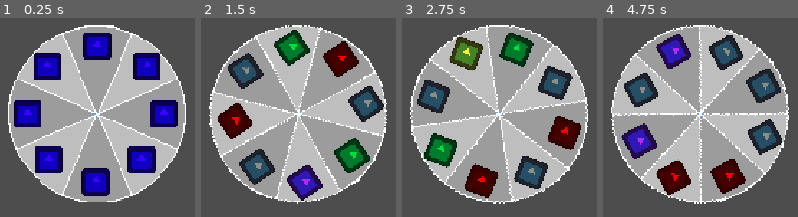
Above: before the commit, frames 1-4 (left to right).
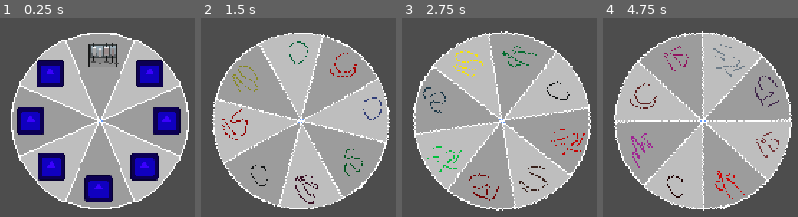
Above: after the commit, the same moments.

Repository: Pycratch/The-Very-Serious-Juniper-Dev-Game-Jam
Game: Godot game, scene res://scenes/game.tscn
The game is run twice, just before and just after one commit, with the same random seed, the same clock (stepped at 60 frames per second) and the same inputs. The engine's default icon, where the game draws it, is replaced by a stand-in: a white triangle on a blue panel in a dark square.
Inputs:
- Up to frame 1 (0.25 s): no input
- Up to frame 2 (1.5 s): tap Enter at 0.5 s; tap Space (spin) at 0.6, 1.35 s
- Up to frame 3 (2.75 s): tap Space (spin) at 2.1 s
- Up to frame 4 (4.75 s): tap Space (spin) at 2.85, 3.6, 4.35 s

The runs differ from the first frame. In frame 1, 35% of the frame differs, in the area x 4-97%, y 3-96%; in frame 2, 34%; in frame 3, 35%, in the area x 4-97%, y 3-97%; in frame 4, 35%.

Commit message:
Random Prizes added
Icon Textures need to be updated

Diff:
--- a/scenes/game.tscn
+++ b/scenes/game.tscn
@@ -5,6 +5,21 @@
 [ext_resource type="Script" uid="uid://j7qe4pxmbqec" path="res://scripts/wheelspin.gd" id="2_iywne"]
 [ext_resource type="Texture2D" uid="uid://bxog1jit3v6og" path="res://icon.svg" id="2_lbhrr"]
 [ext_resource type="Script" uid="uid://btes2x6ydtnd5" path="res://scripts/wedgescript.gd" id="4_iywne"]
+[ext_resource type="Texture2D" uid="uid://bf4qtnq84a15k" path="res://assets/Prizes/Engines/InlineV4.png" id="5_p57ef"]
+[ext_resource type="Texture2D" uid="uid://bisevca83c5gk" path="res://assets/Prizes/Icons/EngineIcon.png" id="5_rysoc"]
+[ext_resource type="Texture2D" uid="uid://bx6b8r0y8l0i6" path="res://assets/Prizes/Icons/TiresIcon.png" id="6_ssvqc"]
+[ext_resource type="Texture2D" uid="uid://1p1l7323qicd" path="res://assets/Prizes/Icons/ExhaustIcon.png" id="7_264po"]
+[ext_resource type="Texture2D" uid="uid://c2nf343rkax5i" path="res://assets/Prizes/Icons/AerodynamicsIcon.png" id="8_1kice"]
+[ext_resource type="Texture2D" uid="uid://7dib23prihwh" path="res://assets/Prizes/Icons/BrakesIcon.png" id="9_5newe"]
+[ext_resource type="Texture2D" uid="uid://ckuojyrxwxxij" path="res://assets/Prizes/Icons/TurbochargerIcon.png" id="10_1kice"]
+[ext_resource type="Texture2D" uid="uid://wh62sp8j021h" path="res://assets/Prizes/Icons/SuperchargerIcon.png" id="10_37s47"]
+[ext_resource type="Texture2D" uid="uid://c67x6vhshyhx3" path="res://assets/Prizes/Icons/TransmissionIcon.png" id="11_bt5mj"]
+[ext_resource type="Texture2D" uid="uid://fy0st1ec4ys2" path="res://assets/Prizes/Icons/SuspensionIcon.png" id="12_e1j6l"]
+[ext_resource type="Texture2D" uid="uid://b5rnlvvln1ema" path="res://assets/Prizes/Icons/CoolingSystemIcon.png" id="13_pl11u"]
+[ext_resource type="Texture2D" uid="uid://biwsi14ifb6wf" path="res://assets/Prizes/Icons/DrivetrainIcon.png" id="14_bhx41"]
+[ext_resource type="Texture2D" uid="uid://m0wr5v8f6ti8" path="res://assets/Prizes/Icons/FuelSystemIcon.png" id="15_qnb83"]
+[ext_resource type="Texture2D" uid="uid://bk2w4ydiga47n" path="res://assets/Prizes/Icons/WeightReductionIcon.png" id="16_sww3w"]
+[ext_resource type="Texture2D" uid="uid://bqhj4dbcqf4jv" path="res://assets/Prizes/Icons/DifferentialIcon.png" id="17_5newe"]
 
 [sub_resource type="GDScript" id="GDScript_lnu2h"]
 script/source = "extends Sprite2D
@@ -24,12 +39,25 @@
 script = ExtResource("1_lbhrr")
 
 [node name="Wheelspin" type="Sprite2D" parent="." unique_id=1243129848]
-position = Vector2(-2, -5)
 texture = ExtResource("1_lnu2h")
 script = ExtResource("2_iywne")
+engine_icon = ExtResource("5_rysoc")
+tires_icon = ExtResource("6_ssvqc")
+exhaust_icon = ExtResource("7_264po")
+aerodynamics_icon = ExtResource("8_1kice")
+brakes_icon = ExtResource("9_5newe")
+supercharger_icon = ExtResource("10_37s47")
+turbocharger_icon = ExtResource("10_1kice")
+transmission_icon = ExtResource("11_bt5mj")
+suspension_icon = ExtResource("12_e1j6l")
+cooling_system_icon = ExtResource("13_pl11u")
+drivetrain_icon = ExtResource("14_bhx41")
+fuel_system_icon = ExtResource("15_qnb83")
+weight_reduction_icon = ExtResource("16_sww3w")
+differential_icon = ExtResource("17_5newe")
 
 [node name="1" type="Area2D" parent="Wheelspin" unique_id=786102552]
-position = Vector2(0, -49)
+position = Vector2(1.9999999, -49)
 scale = Vector2(0.24999999, 0.24999999)
 script = ExtResource("4_iywne")
 
@@ -37,9 +65,9 @@
 polygon = PackedVector2Array(-100, -36, -76, 28, 76, 24, 100, -36, 0, -60)
 
 [node name="Engine" type="Sprite2D" parent="Wheelspin/1" unique_id=54243855]
-modulate = Color(0.22745098, 0, 1, 1)
-scale = Vector2(0.625, 0.625)
-texture = ExtResource("2_lbhrr")
+position = Vector2(-9.536743e-07, 0)
+scale = Vector2(3, 3)
+texture = ExtResource("5_p57ef")
 script = SubResource("GDScript_lnu2h")
 
 [node name="2" type="Area2D" parent="Wheelspin" unique_id=1842723569]
--- a/scripts/wedgescript.gd
+++ b/scripts/wedgescript.gd
@@ -1,6 +1,9 @@
 extends Area2D
 
+
+var prize_type : String
 var rolled_rarity : String
+
 
 const COLOR_TINT = {
 	"Common" : Color(0.536, 0.562, 0.535, 1.0),
@@ -25,5 +28,15 @@
 		prize.modulate = COLOR_TINT.get(rolled_rarity, Color(1,1,1))
 
 func roll_rarity():
+	get_child(1).set_name(prize_type)
 	rolled_rarity = get_parent().give_rarity("", "")
 	give_rarity_tint()
+	get_icon(prize_type)
+	prize_type = ""
+
+
+func get_icon(type):
+	var texture = get_parent().prizes_icons.get(type)
+	if type:
+		get_child(1).texture = texture
+		get_child(1).scale = Vector2(3, 3)
--- a/scripts/wheelspin.gd
+++ b/scripts/wheelspin.gd
@@ -1,10 +1,26 @@
 extends Sprite2D
 
 @onready var Pointer = get_parent().get_node("Pointer")
+
+@export var engine_icon : Texture2D
+@export var tires_icon : Texture2D
+@export var exhaust_icon : Texture2D
+@export var aerodynamics_icon : Texture2D
+@export var brakes_icon : Texture2D
+@export var supercharger_icon : Texture2D
+@export var turbocharger_icon : Texture2D
+@export var transmission_icon : Texture2D
+@export var suspension_icon : Texture2D
+@export var cooling_system_icon : Texture2D
+@export var drivetrain_icon : Texture2D
+@export var fuel_system_icon : Texture2D
+@export var weight_reduction_icon : Texture2D
+@export var differential_icon : Texture2D
 
 var min_spin_timer : float = 1.8
 var max_spin_timer : float = 3.0
 var final_prize : String
+
 var rarities = [
 	{"name": "Common", "weight": 50},
 	{"name": "Rare", "weight": 25},
@@ -21,29 +37,38 @@
 	"Brakes": brakes,
 	"Transmission": transmission,
 	"Suspension": suspension,
+	"Turbocharger": turbocharger,
 	"Supercharger": supercharger,
 	"Cooling System": cooling_system,
 	"Drivetrain": drivetrain,
 	"Differential": differential,
 	"Fuel System": fuel_system,
 	"Weight Reduction": weight_reduction
-	#"Interior": interior, #Cosmetic
-	#"Bumper": bumper,
-	#"Bonnet": bonnet,
-	#"Seats": seats
+}
+
+@onready var prizes_icons : Dictionary = {
+	"Engine": engine_icon,
+	"Tires": tires_icon,
+	"Exhaust": exhaust_icon,
+	"Aerodynamics": aerodynamics_icon,
+	"Brakes": brakes_icon,
+	"Transmission": transmission_icon,
+	"Suspension": suspension_icon,
+	"Turbocharger": turbocharger_icon,
+	"Supercharger": supercharger_icon,
+	"Cooling System": cooling_system_icon,
+	"Drivetrain": drivetrain_icon,
+	"Differential": differential_icon,
+	"Fuel System": fuel_system_icon,
+	"Weight Reduction": weight_reduction_icon
 }
 
 var engine : Array = [
 	"Inline-4",
-	"Inline-5",
 	"V6",
-	"Flat-6",
 	"V8",
 	"V10",
 	"V12",
-	"Twin-Turbo V8",
-	"Twin-Turbo V12",
-    "Hybrid Hypercar Powertrain"
 ]
 
 var exhaust : Array = [
@@ -58,6 +83,7 @@
 	"Multi Clutch Transmission",
 
 ]
+
 var turbocharger : Array = [
 	"Stock Turbo",
 	"Sport Turbo",
@@ -176,16 +202,18 @@
 		easeOutQuadtween.set_ease(Tween.EASE_OUT)
 
 		for child in get_children():
+			setup_prizes(child)
 			child.roll_rarity()
-		var spin_timer = randf_range(min_spin_timer, max_spin_timer)
+
+		var spin_timer = randf_range(min_spin_timer, max_spin_timer) #CAN BE REMOVED WHEN THERE IS RANDOM PRIZES
 		easeOutQuadtween.tween_property(self, "global_rotation", randi() % 70 + 40, spin_timer)
 		await get_tree().create_timer(spin_timer).timeout
+
 		var body = Pointer.get_collider()
-		if not body:
-			return
-		var prize = body.get_child(1).name
-		var rarity = body.rolled_rarity
-		roll_prize(prize, rarity)
+		if body:
+			var prize = body.get_child(1).name
+			var rarity = body.rolled_rarity
+			roll_prize(prize, rarity)
 
 
 func roll_prize(prize, rarity):
@@ -213,3 +241,6 @@
 			return rarity["name"]
 
 	print("fallback")
+
+func setup_prizes(child):
+	child.prize_type = prizes.keys().pick_random()
Binary file added: assets/Prizes/Engines/InlineV4.png
Not shown, added: assets/Prizes/Engines/InlineV4.png.import
Binary file added: assets/Prizes/Engines/V10.png
Not shown, added: assets/Prizes/Engines/V10.png.import
Binary file added: assets/Prizes/Engines/V12.png
Not shown, added: assets/Prizes/Engines/V12.png.import
Binary file added: assets/Prizes/Engines/V6.png
Not shown, added: assets/Prizes/Engines/V6.png.import
Binary file added: assets/Prizes/Engines/V8.png
Not shown, added: assets/Prizes/Engines/V8.png.import
Binary file added: assets/Prizes/Icons/AerodynamicsIcon.png
Not shown, added: assets/Prizes/Icons/AerodynamicsIcon.png.import
(and 26 more such lines)
